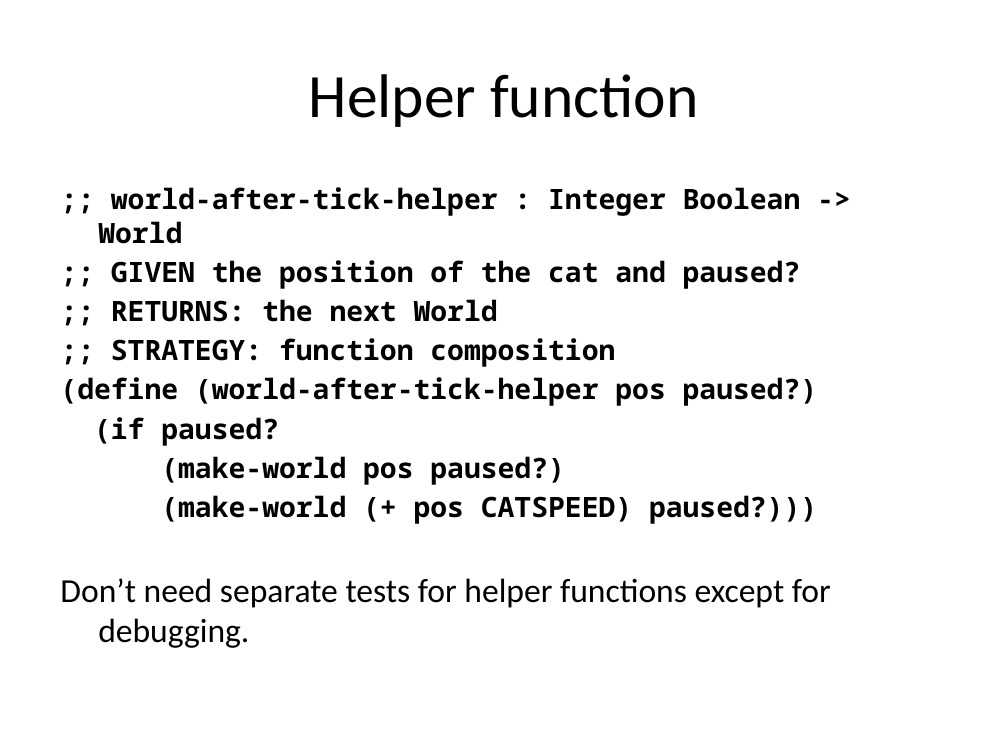
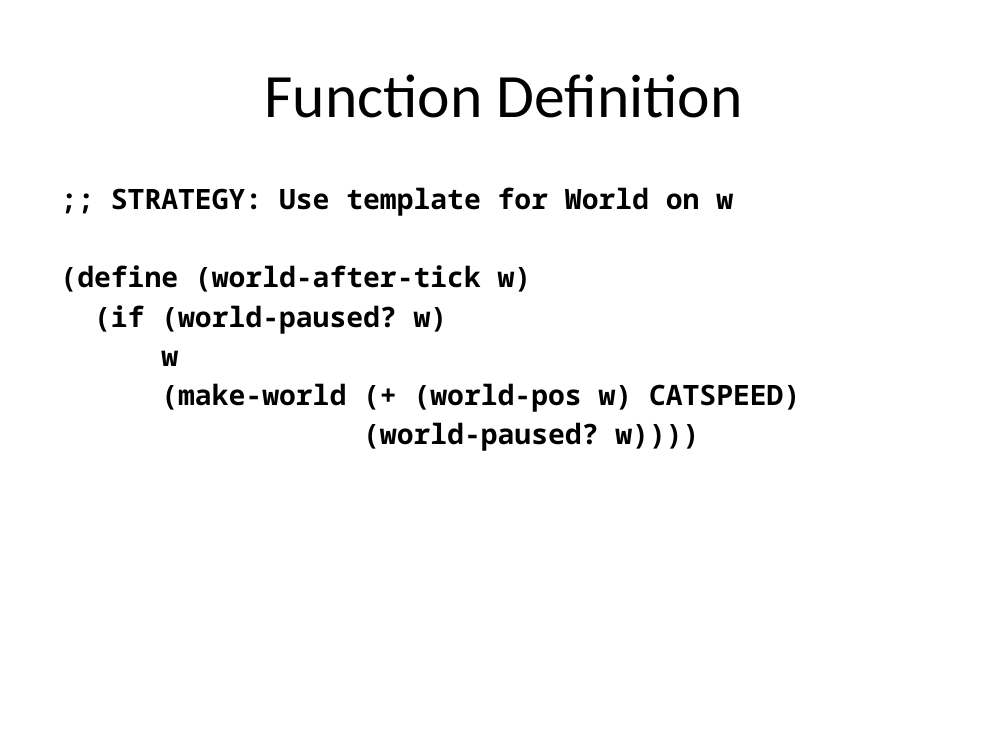
Before and after one commit to mwand/cs5010f16, a slide deck: slide 22 of Slides/Lesson 3.1 Introduction to Universe Programs.pptx. Drawn at 1008x756 pixels with LibreOffice and Linux fonts; fonts in the diff are those of the drawing. Boxes give left, top, right and bottom in pixels: in the first picture for what was removed or moved away, otherwise in the second. Text is boxed around its words. In the diff, an @@ line names an element or a change of style, - is before the commit and + after.

```diff
--- a/Slides/Lesson 3.1 Introduction to Universe Programs.pptx
+++ b/Slides/Lesson 3.1 Introduction to Universe Programs.pptx
@@ title at (265,74,742,118): text changed @@
-Helper function
+Function Definition
@@ text at (60,187,800,451): text changed @@
-;; world-after-tick-helper : Integer Boolean -> World
-;; GIVEN the position of the cat and paused?
-;; RETURNS: the next World
-;; STRATEGY: function composition
-(define (world-after-tick-helper pos paused?)
-(if paused?
-(make-world pos paused?)
-(make-world (+ pos CATSPEED) paused?)))
-Don’t need separate tests for helper functions except for debugging.
+;; STRATEGY: Use template for World on w
+(define (world-after-tick w)
+(if (world-paused? w)
+w
+(make-world (+ (world-pos w) CATSPEED)
+(world-paused? w))))
```
Also in this commit, not shown: 6 other slides changed, 1 other file.
